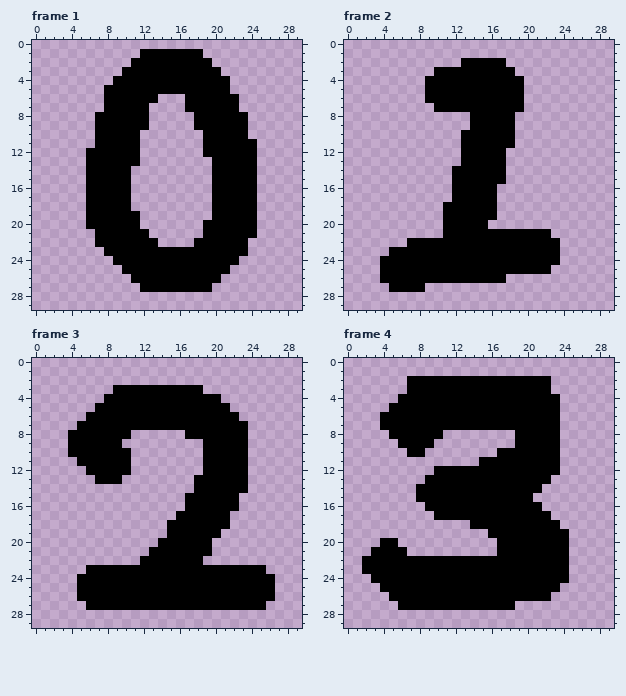
Pixel-art file: number.aseprite. The picture above is the old version.
30x30 pixels, 10 frames. Shown: frame 1, frame 2, frame 3, frame 4. The commit also changed other frames, which this record leaves out.
Now the later version:
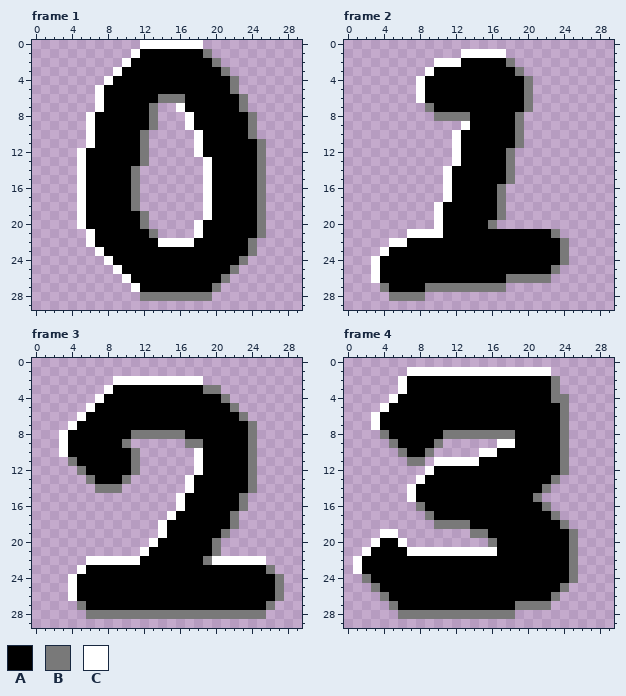
Palette (. is transparent): A #000000  B #797979  C #ffffff
Change:
layer "Layer 3" added
Changed rows in their new state; - is an unchanged pixel.
Frame 1, layer "Layer 3":
first column x 5:
 0 -------CCCCCCC-------
 1 ------C-------B------
 2 -----C---------B-----
 3 ----C-----------B----
 4 ---C-------------B---
 5 --C--------------B---
 6 --C------BBB------B--
 7 --C-----B--C------B--
 8 -C------B---C------B-
 9 -C------B---C------B-
10 -C-----B-----C-----B-
11 -C-----B-----C------B
12 C------B-----C------B
13 C------B------C-----B
14 C-----B-------C-----B
15 C-----B-------C-----B
16 C-----B-------C-----B
17 C-----B-------C-----B
18 C-----B-------C-----B
19 C------B------C-----B
20 C------B-----C------B
21 -C------B----C------B
22 -C-------CCCC------B-
23 --C----------------B-
24 ---C--------------B--
25 ----C------------B---
26 -----C----------B----
27 ------C--------B-----
28 -------BBBBBBBB------
Frame 2, layer "Layer 3":
first column x 3:
 1 ----------CCCCC-------
 2 -------CCC-----B------
 3 ------C---------B-----
 4 -----C-----------B----
 5 -----C-----------B----
 6 -----C-----------B----
 7 ------B----------B----
 8 -------BBBB-----B-----
 9 ----------C-----B-----
10 ---------C------B-----
11 ---------C------B-----
12 ---------C-----B------
13 ---------C-----B------
14 --------C------B------
15 --------C------B------
16 --------C-----B-------
17 --------C-----B-------
18 -------C------B-------
19 -------C------B-------
20 -------C-----B--------
21 ----CCCC------------B-
22 --CC-----------------B
23 -C-------------------B
24 C--------------------B
25 C-------------------B-
26 C--------------BBBBB--
27 -B----BBBBBBBBB-------
28 --BBBB----------------
Frame 3, layer "Layer 3":
first column x 3:
 2 ------CCCCCCCCCC---------
 3 -----C----------BB-------
 4 ----C-------------B------
 5 ---C---------------B-----
 6 --C-----------------B----
 7 -C-------------------B---
 8 C-------BBBBBB-------B---
 9 C------B------BB-----B---
10 C-------B------C-----B---
11 -B------B------C-----B---
12 --B-----B------C-----B---
13 ---B---B------C------B---
14 ----BBB-------C------B---
15 -------------C------B----
16 -------------C------B----
17 ------------C------B-----
18 -----------C-------B-----
19 -----------C------B------
20 ----------C------B-------
21 ---------C-------B-------
22 ---CCCCCC-------BCCCCCC--
23 --C--------------------B-
24 -C----------------------B
25 -C----------------------B
26 -C----------------------B
27 --B--------------------B-
28 ---BBBBBBBBBBBBBBBBBBBB--
Frame 4, layer "Layer 3":
first column x 1:
 1 ------CCCCCCCCCCCCCCCC---
 2 -----C----------------B--
 3 -----C----------------B--
 4 ----C-----------------BB-
 5 ---C-------------------B-
 6 --C--------------------B-
 7 --C--------------------B-
 8 ---B------BBBBBBBB-----B-
 9 ----B----B------CC-----B-
10 -----B--B-----CC-------B-
11 ------BB-CCCCC---------B-
12 --------C--------------B-
13 -------C--------------B--
14 ------C--------------B---
15 ------C-------------B----
16 -------B-------------B---
17 --------B-------------B--
18 ---------BBBB----------B-
19 ---CC--------BB---------B
20 --C--C---------B--------B
21 -C----CCCCCCCCCC--------B
22 C-----------------------B
23 C-----------------------B
24 -B----------------------B
25 --B--------------------B-
26 ---B------------------B--
27 ----B-------------BBBB---
28 -----BBBBBBBBBBBBB-------
Pixel boxes of the changes (left, top, right, bottom) in both pictures:
added: (77, 40, 266, 301)
added: (371, 49, 569, 301)
added: (59, 376, 284, 619)
changed: (353, 367, 578, 619)
